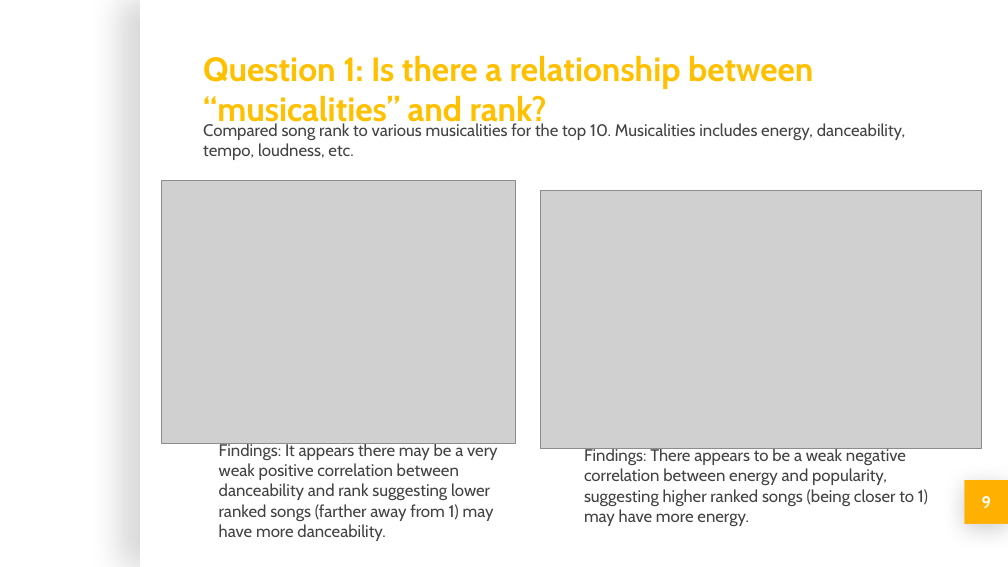
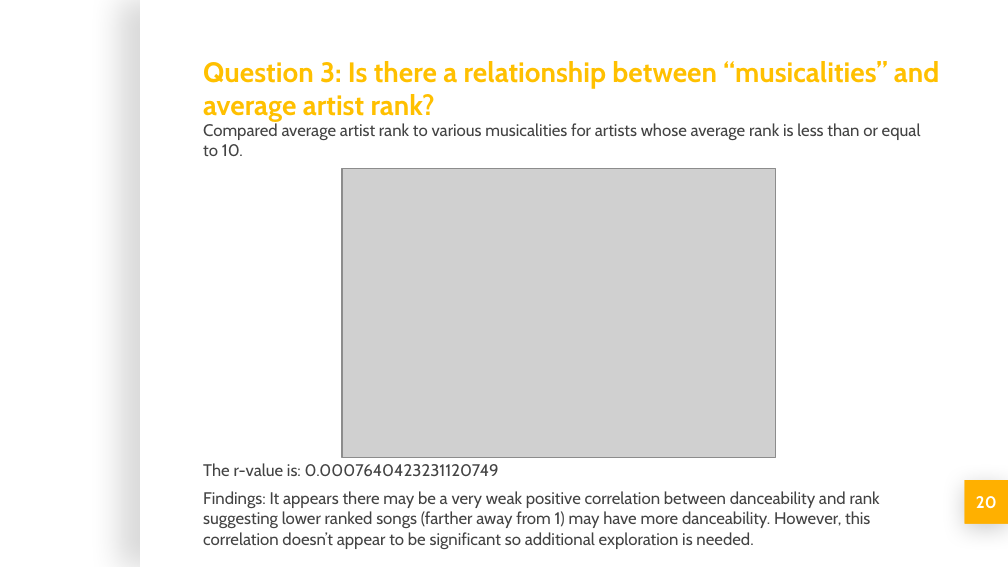
Before and after one commit to michellesimek/project_1, a slide deck: slide 20 of Project 1 PPT.pptx (slide 9 before the commit). Drawn at 1008x567 pixels with LibreOffice and Linux fonts; fonts in the diff are those of the drawing; grey boxes stand for pictures; background and template pictures are left out. Boxes give left, top, right and bottom in pixels: in the first picture for what was removed or moved away, otherwise in the second. Text is boxed around its words. In the diff, an @@ line names an element or a change of style, - is before the commit and + after.

```diff
--- a/Project 1 PPT.pptx
+++ b/Project 1 PPT.pptx
@@ title at box(203, 61, 939, 122): text changed; size 24 to 20 pt @@
-Question 1: Is there a relationship between “musicalities” and rank?
+Question 3: Is there a relationship between “musicalities” and average artist rank?
@@ subtitle at box(203, 123, 921, 156): text changed @@
-Compared song rank to various musicalities for the top 10. Musicalities includes energy, danceability, tempo, loudness, etc.
+Compared average artist rank to various musicalities for artists whose average rank is less than or equal to 10.
@@ picture added at box(342, 168, 775, 458) @@
@@ picture removed at box(162, 180, 515, 444) @@
@@ picture removed at box(540, 191, 981, 449) @@
@@ text removed at box(584, 448, 928, 526) @@
-Findings: There appears to be a weak negative correlation between energy and popularity, suggesting higher ranked songs (being closer to 1) may have more energy.
@@ text at box(203, 463, 880, 549): text changed @@
-Findings: It appears there may be a very weak positive correlation between danceability and rank suggesting lower ranked songs (farther away from 1) may have more danceability.
+The r-value is: 0.0007640423231120749
+Findings: It appears there may be a very weak positive correlation between danceability and rank suggesting lower ranked songs (farther away from 1) may have more danceability. However, this correlation doesn’t appear to be significant so additional exploration is needed.
@@ page number at box(976, 496, 997, 509): text changed @@
-9
+20
```
Also in this commit, not shown: 9 other slides changed, 11 slides added.
